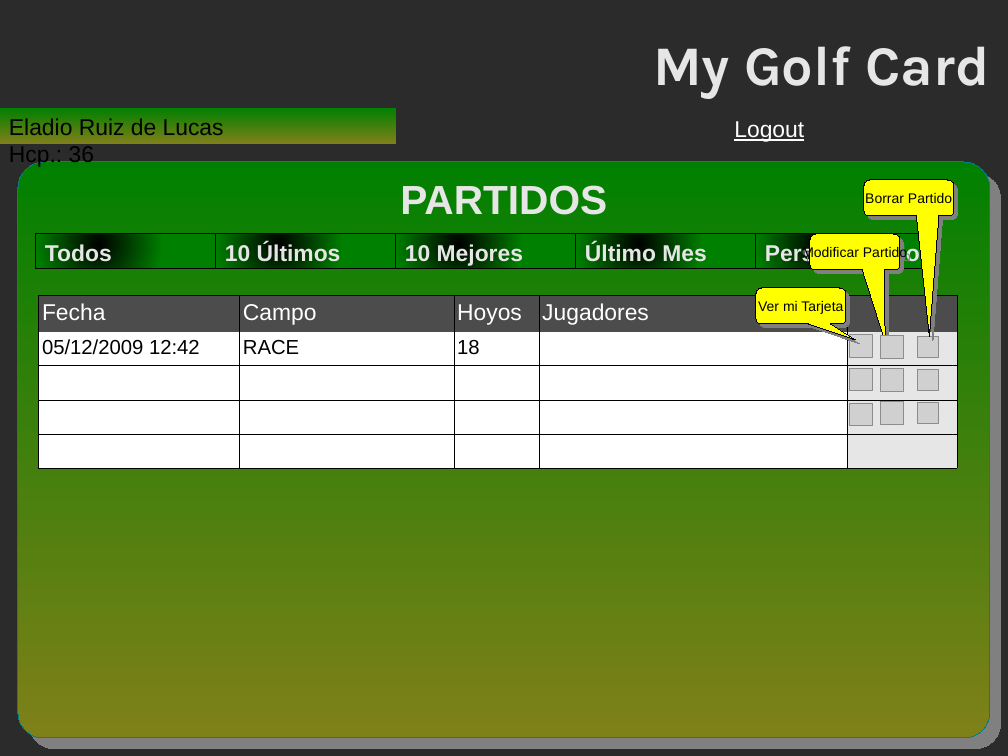
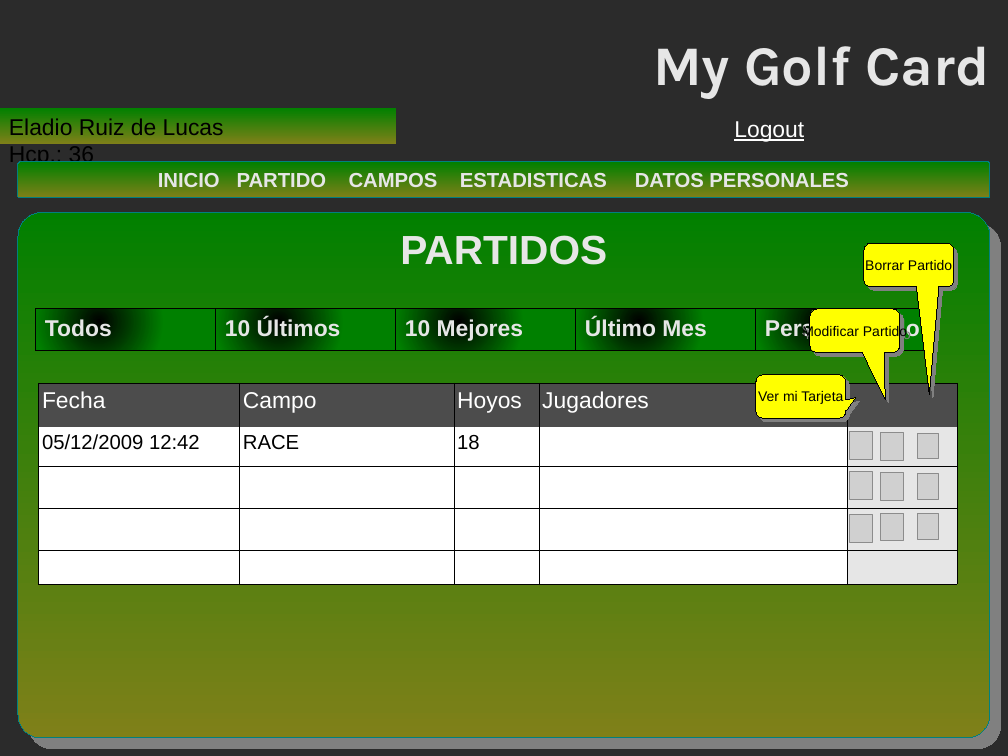
Before and after one commit to eladioruiz/golf, a slide deck: slide 5 of doc/technical_documentation/golf_01.odp. Drawn at 1008x756 pixels with LibreOffice and Linux fonts; fonts in the diff are those of the drawing; grey boxes stand for pictures; background and template pictures are left out; a plain dark background stands for a picture behind light text. Boxes give left, top, right and bottom in pixels: in the first picture for what was removed or moved away, otherwise in the second. Text is boxed around its words. In the diff, an @@ line names an element or a change of style, - is before the commit and + after.

```diff
--- a/doc/technical_documentation/golf_01.odp
+++ b/doc/technical_documentation/golf_01.odp
@@ rounded rectangle added at bbox=[18, 162, 991, 198], fill gradient #008000 to #028000 to #038001 to #058001 to #068001 to #088001, outline #008080 0 pt, 16 pt, text #E6E6E6, bold @@
+INICIO PARTIDO CAMPOS ESTADISTICAS DATOS PERSONALES
@@ rounded rectangle "PARTIDOS": place and size @@
-rounded rectangle "PARTIDOS" at bbox=[18, 162, 991, 738]
+rounded rectangle "PARTIDOS" at bbox=[18, 212, 991, 738]
@@ rounded speech box "Borrar Partido": place and size @@
-rounded speech box "Borrar Partido" at bbox=[864, 180, 954, 216]
+rounded speech box "Borrar Partido" at bbox=[864, 243, 954, 287]
@@ rectangle "Todos": place and size @@
-rectangle "Todos" at bbox=[36, 234, 216, 269]
+rectangle "Todos" at bbox=[36, 309, 216, 351]
@@ rectangle "10 Últimos": place and size @@
-rectangle "10 Últimos" at bbox=[216, 234, 396, 269]
+rectangle "10 Últimos" at bbox=[216, 309, 396, 351]
@@ rectangle "10 Mejores": place and size @@
-rectangle "10 Mejores" at bbox=[396, 234, 576, 269]
+rectangle "10 Mejores" at bbox=[396, 309, 576, 351]
@@ rectangle "Último Mes": place and size @@
-rectangle "Último Mes" at bbox=[576, 234, 756, 269]
+rectangle "Último Mes" at bbox=[576, 309, 756, 351]
@@ rectangle "Personalizado": place and size @@
-rectangle "Personalizado" at bbox=[756, 234, 937, 269]
+rectangle "Personalizado" at bbox=[756, 309, 937, 351]
@@ rounded speech box "Modificar Partido": place and size @@
-rounded speech box "Modificar Partido" at bbox=[810, 234, 900, 270]
+rounded speech box "Modificar Partido" at bbox=[810, 309, 900, 353]
@@ table: place and size @@
-table at bbox=[38, 295, 958, 461]
+table at bbox=[38, 383, 958, 584]
@@ proportions changed in 3 elements at bbox=[864, 243, 954, 287], bbox=[810, 309, 900, 353], bbox=[756, 375, 846, 419] @@
@@ rounded speech box "Ver mi Tarjeta": place and size @@
-rounded speech box "Ver mi Tarjeta" at bbox=[756, 288, 846, 324]
+rounded speech box "Ver mi Tarjeta" at bbox=[756, 375, 846, 419]
@@ picture: place and size @@
-picture at bbox=[850, 335, 873, 358]
+picture at bbox=[850, 432, 873, 459]
@@ picture: place and size @@
-picture at bbox=[881, 336, 904, 359]
+picture at bbox=[881, 433, 904, 460]
@@ picture: place and size @@
-picture at bbox=[918, 337, 939, 358]
+picture at bbox=[918, 434, 939, 459]
@@ picture: place and size @@
-picture at bbox=[850, 369, 873, 391]
+picture at bbox=[850, 472, 873, 499]
@@ picture: place and size @@
-picture at bbox=[881, 369, 904, 391]
+picture at bbox=[881, 473, 904, 500]
@@ picture: place and size @@
-picture at bbox=[918, 370, 939, 391]
+picture at bbox=[918, 474, 939, 499]
@@ picture: place and size @@
-picture at bbox=[850, 403, 873, 426]
+picture at bbox=[850, 515, 873, 542]
@@ picture: place and size @@
-picture at bbox=[881, 402, 904, 425]
+picture at bbox=[881, 513, 904, 541]
@@ picture: place and size @@
-picture at bbox=[918, 402, 939, 424]
+picture at bbox=[918, 514, 939, 540]
```
Also in this commit, not shown: 32 other files.
